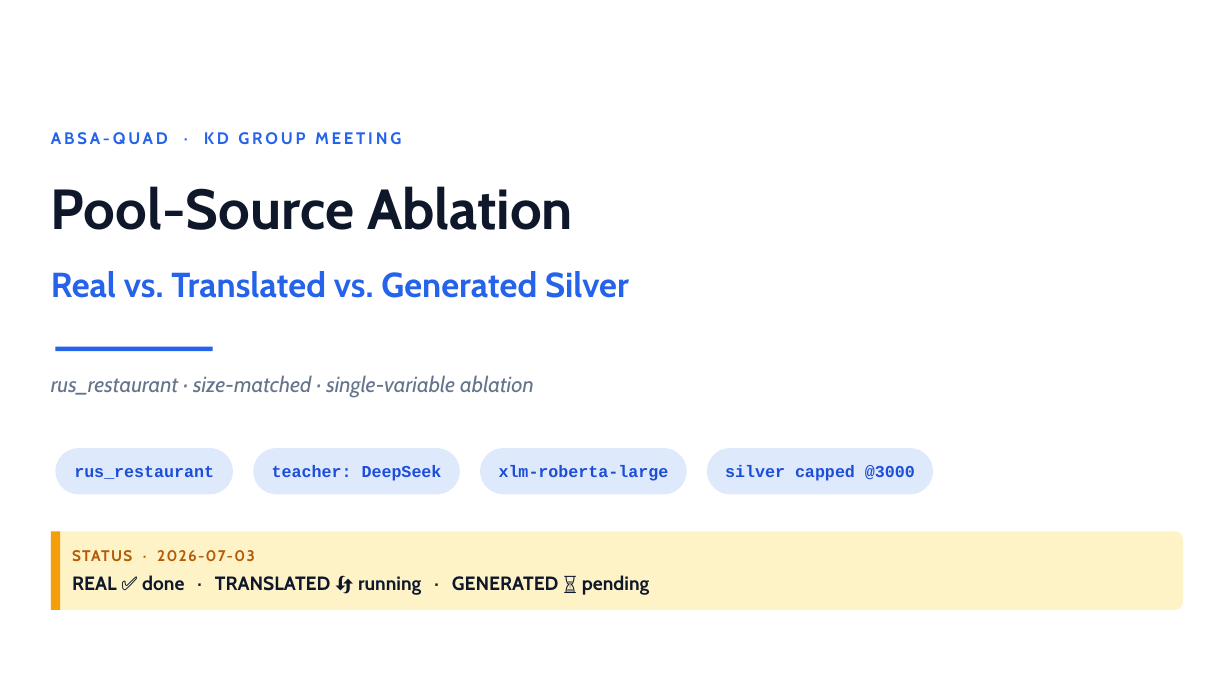
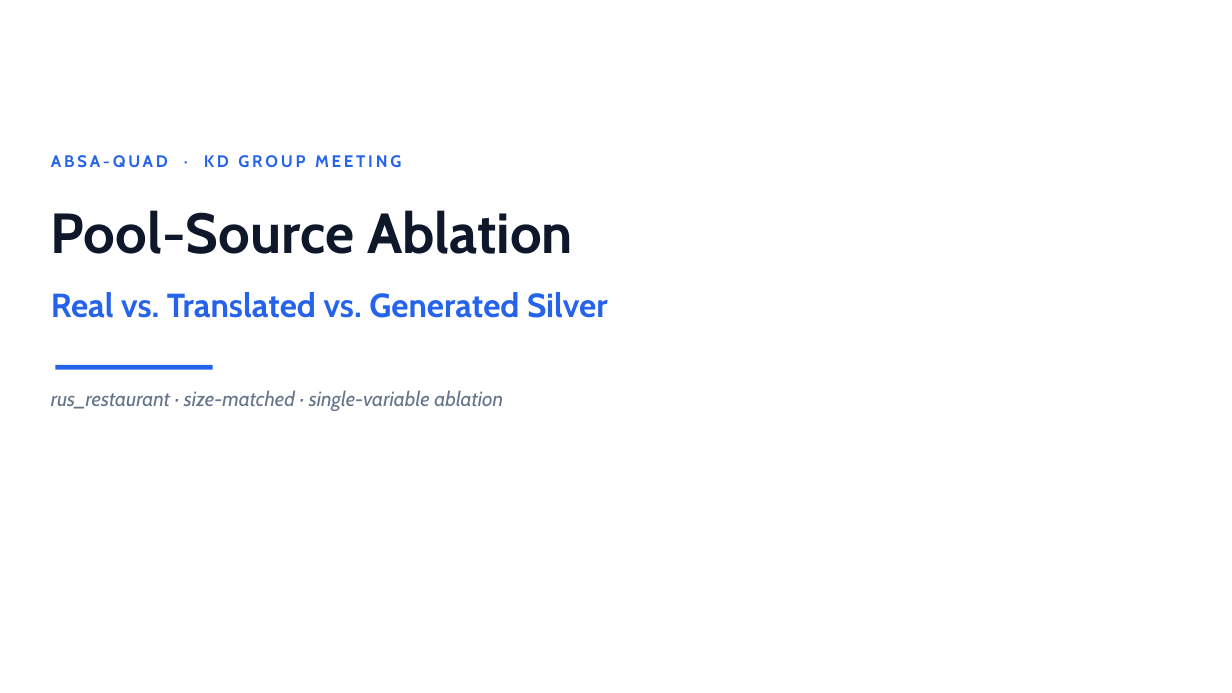
Before and after one commit to magnum-qin/ABSA-QUAD, a slide deck: slide 1 of docs/KD_pool_source_ablation_20260703.pptx. Drawn at 1232x693 pixels with LibreOffice and Linux fonts; fonts in the diff are those of the drawing. Boxes give left, top, right and bottom in pixels: in the first picture for what was removed or moved away, otherwise in the second. Text is boxed around its words. In the diff, an @@ line names an element or a change of style, - is before the commit and + after.

Commit message:
feat: update KD pool source ablation presentation file

```diff
--- a/docs/KD_pool_source_ablation_20260703.pptx
+++ b/docs/KD_pool_source_ablation_20260703.pptx
@@ text "ABSA-QUAD · KD GROUP MEETING": place and size @@
-text "ABSA-QUAD · KD GROUP MEETING" at [51, 132, 401, 145]
+text "ABSA-QUAD · KD GROUP MEETING" at [51, 155, 401, 168]
@@ text "Pool-Source Ablation": place and size @@
-text "Pool-Source Ablation" at [51, 186, 573, 230]
+text "Pool-Source Ablation" at [51, 210, 573, 254]
@@ text "Real vs. Translated vs. Generated ...": place and size @@
-text "Real vs. Translated vs. Generated ..." at [51, 271, 629, 298]
+text "Real vs. Translated vs. Generated ..." at [51, 292, 608, 318]
@@ text "Real vs. Translated vs. Generated ..." at [51, 292, 608, 318]: size 27 to 26 pt @@
@@ text "rus_restaurant · size-matched · single-variable ...": place and size @@
-text "rus_restaurant · size-matched · single-variable ..." at [51, 375, 534, 398]
+text "rus_restaurant · size-matched · single-variable ..." at [51, 390, 503, 411]
@@ text "rus_restaurant · size-matched · single-variable ..." at [51, 390, 503, 411]: size 17 to 16 pt @@
@@ rectangle: place and size @@
-rectangle at [55, 347, 213, 351]
+rectangle at [55, 365, 213, 370]
@@ rounded rectangle removed at [55, 448, 233, 494] @@
-rus_restaurant
@@ rounded rectangle removed at [253, 448, 459, 494] @@
-teacher: DeepSeek
@@ rounded rectangle removed at [481, 448, 687, 494] @@
-xlm-roberta-large
@@ rounded rectangle removed at [707, 448, 933, 494] @@
-silver capped @3000
@@ rounded rectangle removed at [51, 531, 1183, 610] @@
@@ rectangle removed at [51, 531, 60, 610] @@
@@ text removed at [72, 550, 255, 561] @@
-STATUS · 2026-07-03
@@ text removed at [72, 575, 649, 595] @@
-REAL ✅ done · TRANSLATED 🔄 running · GENERATED ⏳ pending
```
Also in this commit, not shown: 3 slides added, 8 slides removed.
